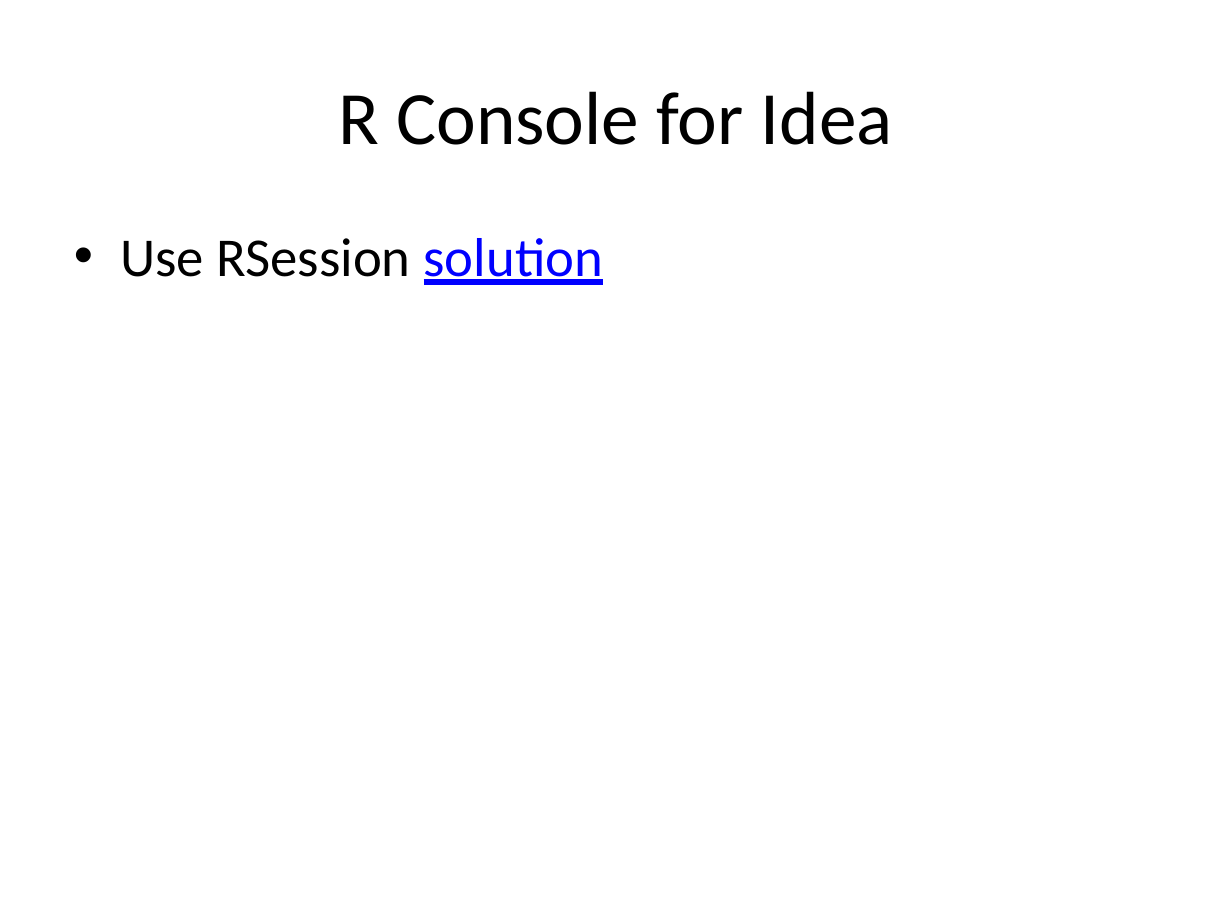
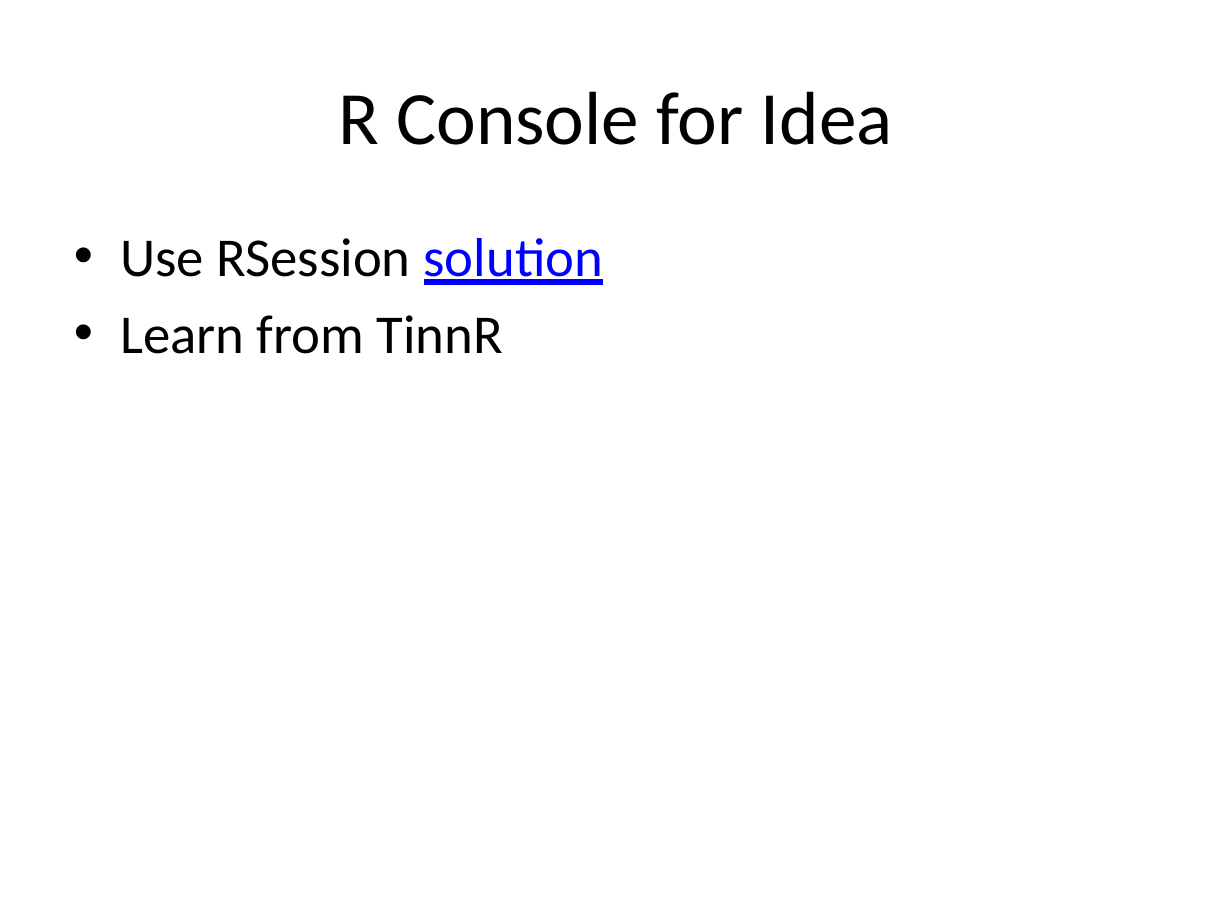
Before and after one commit to holgerbrandl/r4intellij, a slide deck: slide 19 of R4Intellij.pptx (slide 18 before the commit). Drawn at 1232x924 pixels with LibreOffice and Linux fonts; fonts in the diff are those of the drawing. Boxes give left, top, right and bottom in pixels: in the first picture for what was removed or moved away, otherwise in the second. Text is boxed around its words. In the diff, an @@ line names an element or a change of style, - is before the commit and + after.

```diff
--- a/R4Intellij.pptx
+++ b/R4Intellij.pptx
@@ text at (120, 315, 503, 354): paragraph added @@
+• Learn from TinnR
```
Also in this commit, not shown: 4 other slides changed, 4 slides added, 2 slides removed, 19 other files.
